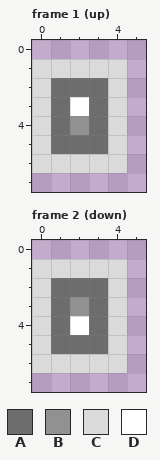
One commit to this pixel-art file: resource/images/sprites/button_wall.aseprite. The picture above is the old version.
8x8 pixels, 2 frames. Shown: frame 1 (up), frame 2 (down). The old version is drawn lined up with the new one, on the new canvas.
Palette (. is transparent): A #6d6d6d  B #919191  C #dadada  D #ffffff
After:
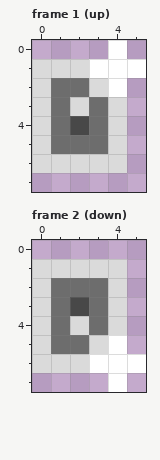
Message: Add new button type - switch
Changes in this commit:
canvas 8x8 -> 6x8, the old top-left corner now at -2,0 (the part of the old canvas that was cut away was empty and is not shown)
Colour B changes from #919191 to #484848.
Frame 1 (up):
Colour C replaces colour A in row 2 at x 3.
Colour C replaces colour D in row 3 at x 2.
Colour D is added in row 0 at x 4; in row 1 at x 5.
Colour D replaces colour C in row 1 at x 3 to 4; in row 2 at x 4.
Frame 2 (down):
Colour C replaces colour A in row 5 at x 3.
Colour C replaces colour D in row 4 at x 2.
Colour D is added in row 6 at x 5; in row 7 at x 4.
Colour D replaces colour C in row 5 at x 4; in row 6 at x 3 to 4.
Changed places in both pictures, as pixel boxes (x1, y1, x2, y2):
changed: (70, 40, 146, 135)
changed: (70, 297, 146, 392)
